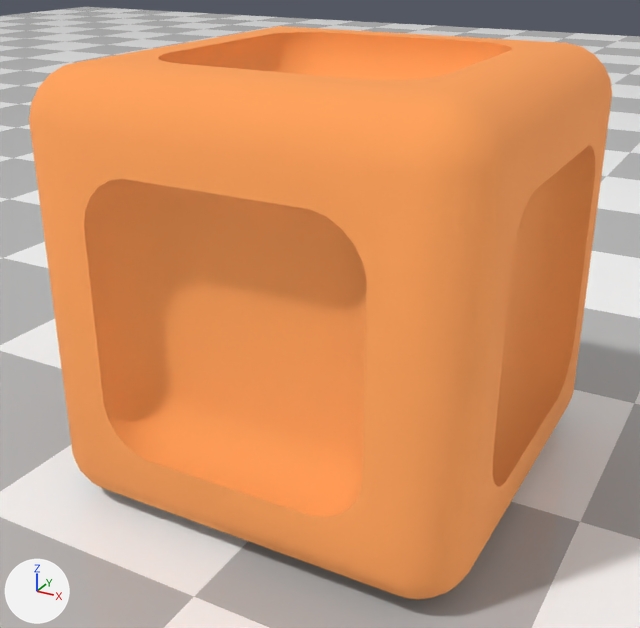
A saved change to the glTF model src/assets/rounded_cube.glb.
Before and after are seen from a 50 mm camera at (1.82, -3.49, 2.5) aimed at (-0.04, -0.12, 0.81). Lighting does not change. The marker at lower left points along +X, +Y and +Z. Where no turn or scale is listed for an object, it has been applied to the vertices.

Objects in the first picture: 'CadCube', 'Plane'.
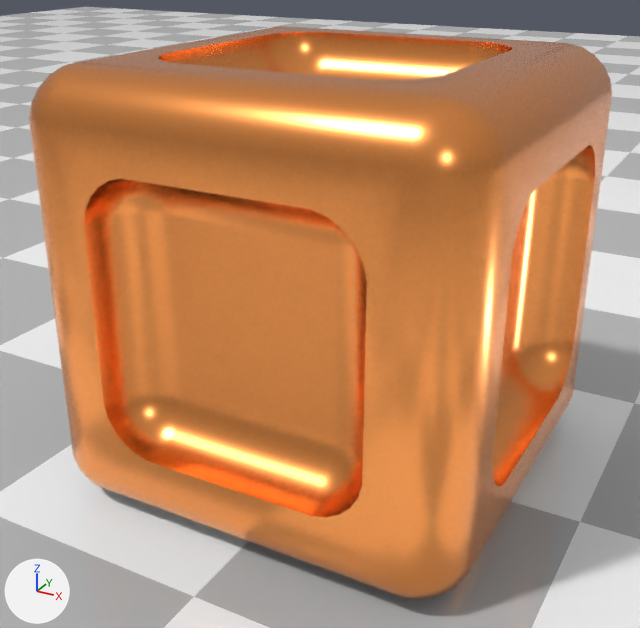
What differs and where, as boxes [x1, y1, x2, y2] in the pictures (640 x 628 px):
'CadCube', surface changed: [29, 26, 612, 600] in both

What the commit changed:
In material 'CadCube' (mat_cadcube), roughness goes from 1.0 to 0.25.
In material 'CadCube' (mat_cadcube), metallic goes from 0.0 to 1.0.
